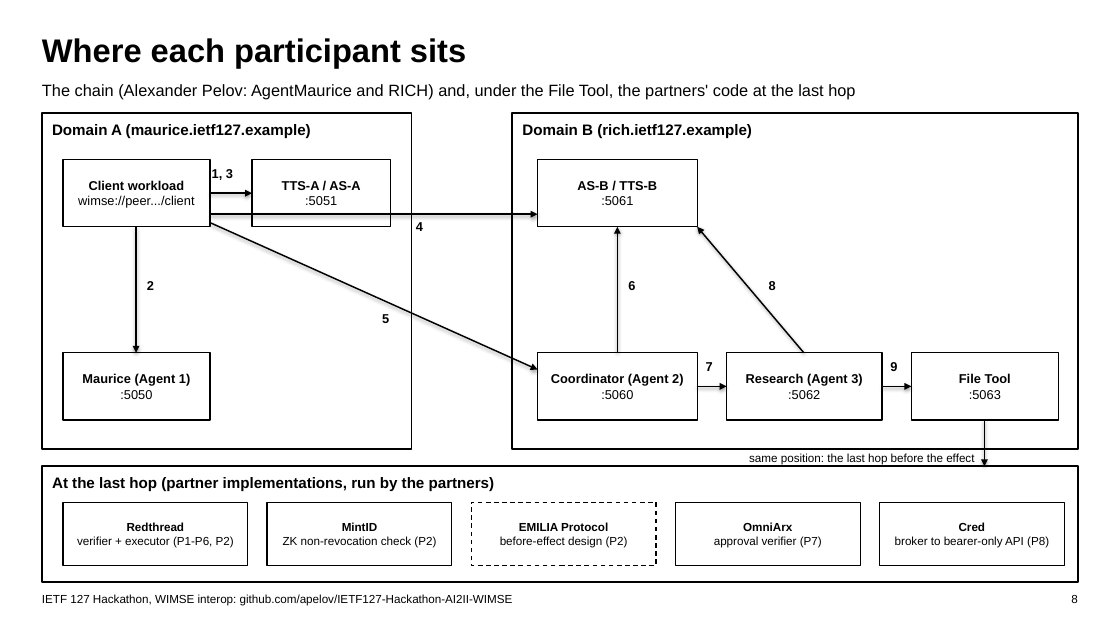
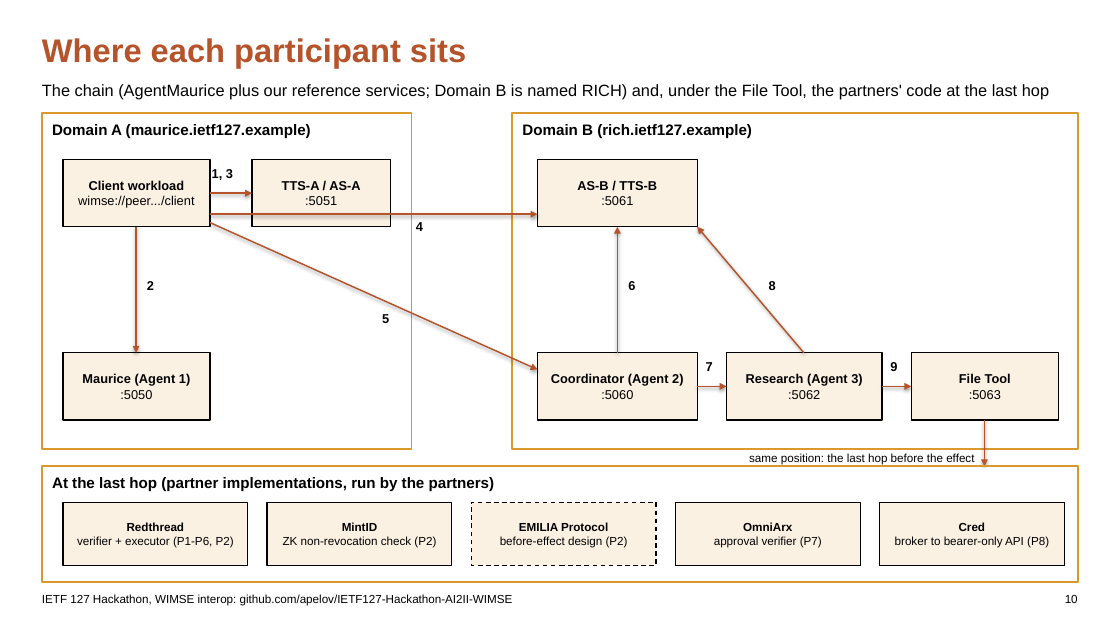
Before and after one commit to apelov/IETF127-Hackathon-AI2II-WIMSE, a slide deck: slide 10 of IETF127_WIMSE_Session.pptx (slide 8 before the commit). Drawn at 1120x630 pixels with LibreOffice and Linux fonts; fonts in the diff are those of the drawing. Boxes give left, top, right and bottom in pixels: in the first picture for what was removed or moved away, otherwise in the second. Text is boxed around its words. In the diff, an @@ line names an element or a change of style, - is before the commit and + after.

```diff
--- a/IETF127_WIMSE_Session.pptx
+++ b/IETF127_WIMSE_Session.pptx
@@ text "Where each participant sits" at bbox=[42, 38, 466, 67]: text colour #000000 to #B5532B @@
@@ text at bbox=[42, 84, 1049, 99]: text changed @@
-The chain (Alexander Pelov: AgentMaurice and RICH) and, under the File Tool, the partners' code at the last hop
+The chain (AgentMaurice plus our reference services; Domain B is named RICH) and, under the File Tool, the partners' code at the last hop
@@ arrow (210, 193) - (252, 193): stroke #000000 1.25 pt to #B5532B 1.25 pt @@
@@ arrow (136, 227) - (136, 353): stroke #000000 1.25 pt to #B5532B 1.25 pt @@
@@ arrow (210, 214) - (538, 214): stroke #000000 1.25 pt to #B5532B 1.25 pt @@
@@ arrow (210, 223) - (538, 370): stroke #000000 1.25 pt to #B5532B 1.25 pt @@
@@ arrow (618, 353) - (618, 227): stroke #000000 1.25 pt to #B5532B 1.25 pt @@
@@ arrow (804, 353) - (697, 227): stroke #000000 1.25 pt to #B5532B 1.25 pt @@
@@ arrow (697, 386) - (727, 386): stroke #000000 1.25 pt to #B5532B 1.25 pt @@
@@ arrow (882, 386) - (912, 386): stroke #000000 1.25 pt to #B5532B 1.25 pt @@
@@ arrow (985, 420) - (985, 466): stroke #000000 1.25 pt to #B5532B 1.25 pt @@
@@ outline #000000 1.5 pt to #D99A2B 1.5 pt in 3 elements at bbox=[42, 113, 412, 450], bbox=[513, 113, 1078, 450], bbox=[42, 466, 1078, 582] @@
@@ fill #FFFFFF to #FBF1E3 in 12 elements at bbox=[63, 160, 210, 227], bbox=[252, 160, 391, 227], bbox=[63, 353, 210, 420], bbox=[538, 160, 697, 227], bbox=[538, 353, 697, 420], bbox=[727, 353, 882, 420], bbox=[912, 353, 1059, 420], bbox=[63, 502, 248, 565], bbox=[267, 502, 452, 565], bbox=[471, 502, 656, 565], bbox=[676, 502, 860, 565], bbox=[880, 502, 1065, 565] @@
@@ text at bbox=[1065, 595, 1078, 603]: text changed @@
-8
+10
```
Also in this commit, not shown: 10 other slides changed, 2 slides added, 8 other files.
